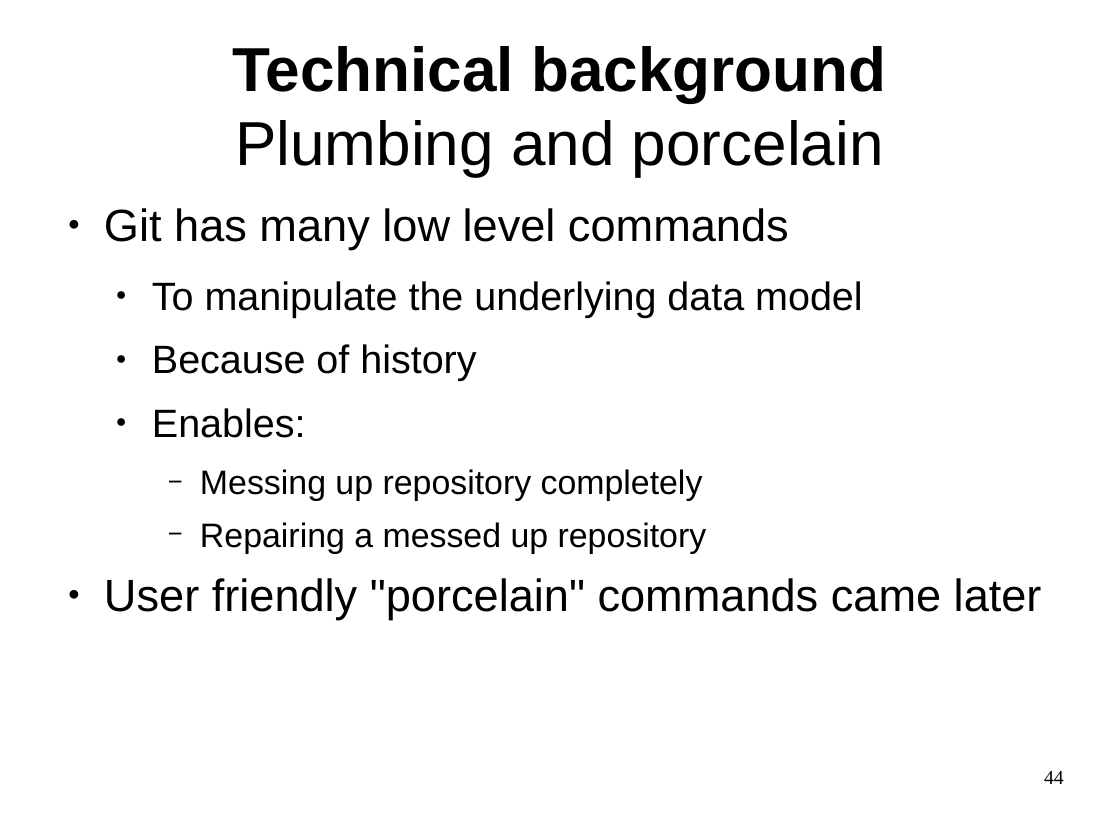
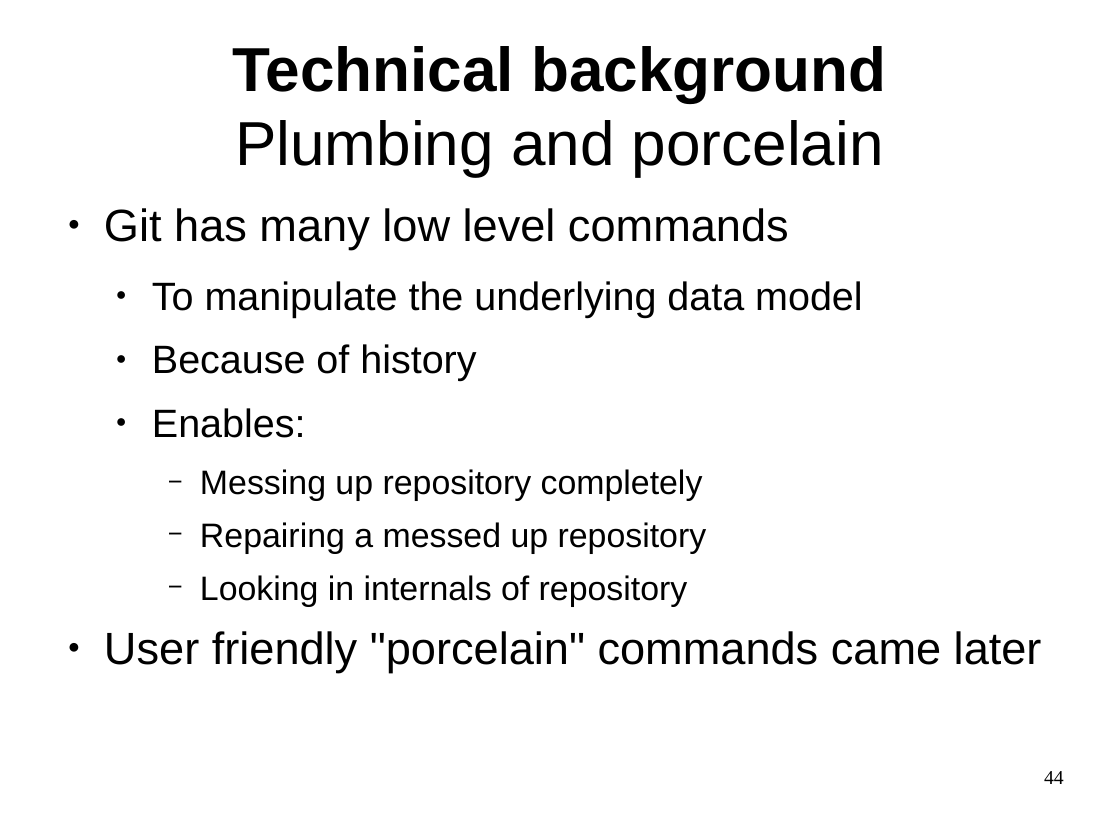
Before and after one commit to philpackmohr/git-paper, a slide deck: slide 44 of git-presentation.odp. Drawn at 1120x840 pixels with LibreOffice and Linux fonts; fonts in the diff are those of the drawing. Boxes give left, top, right and bottom in pixels: in the first picture for what was removed or moved away, otherwise in the second. Text is boxed around its words. In the diff, an @@ line names an element or a change of style, - is before the commit and + after.

```diff
--- a/git-presentation.odp
+++ b/git-presentation.odp
@@ text at (x1=200, y1=575, x2=688, y2=607): paragraph added @@
+    − Looking in internals of repository
```
Also in this commit, not shown: 3 other slides changed, 2 other files.
